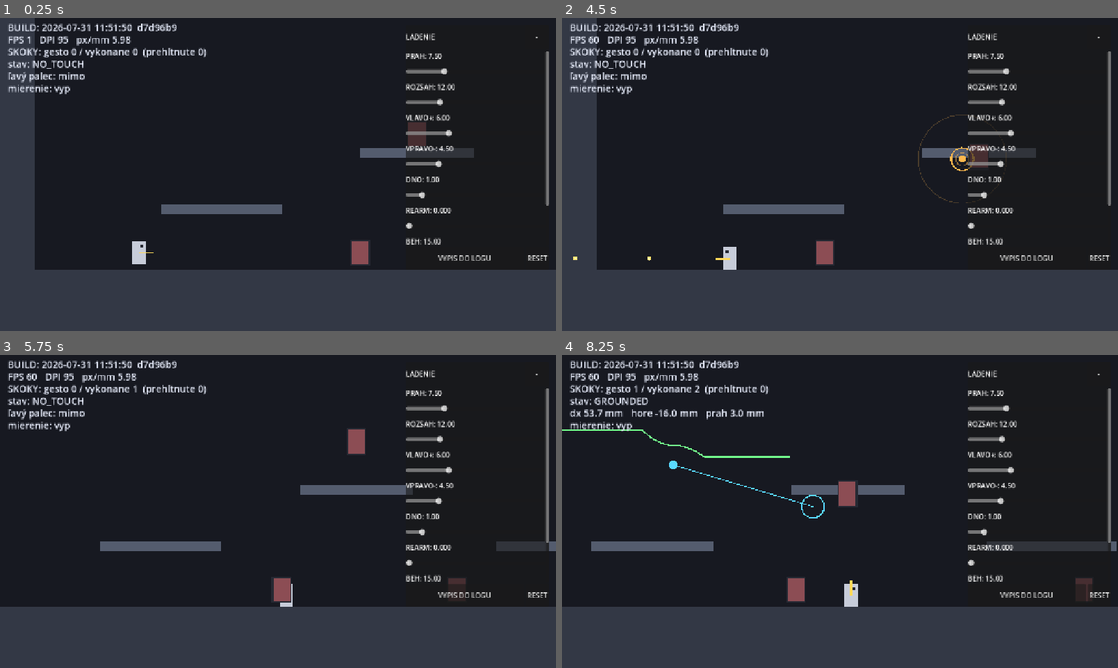
Above: before the commit, frames 1-4 (two rows, left to right).
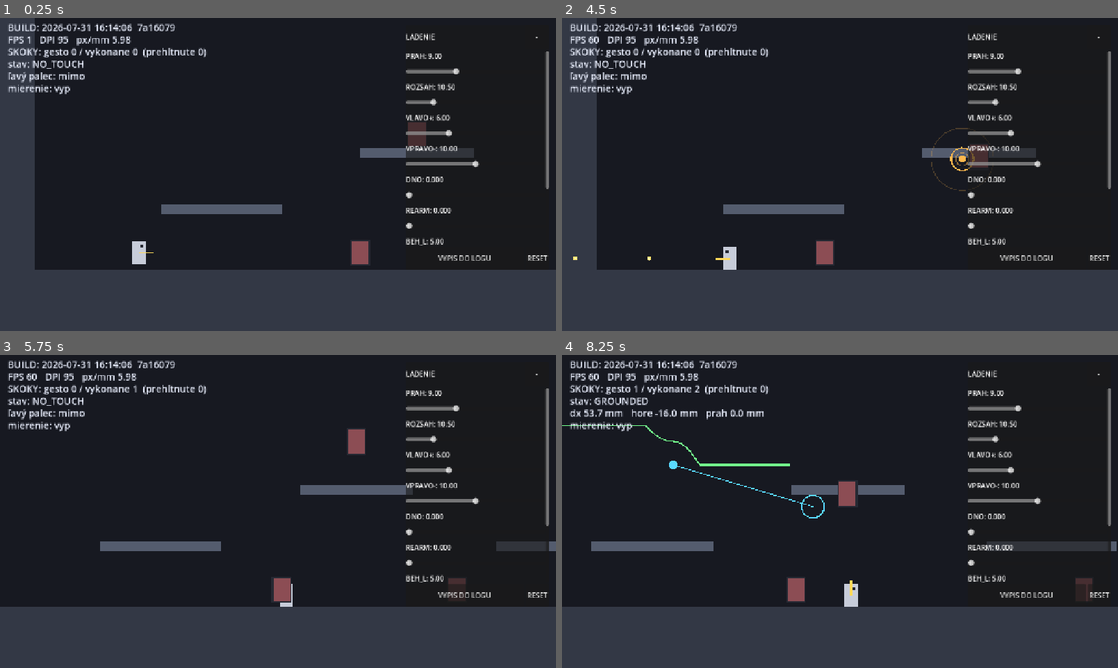
Above: after the commit, the same moments.

Repository: belispav/slavs
Game: Godot game, scene res://scenes/main.tscn
Two runs of this game, one before a commit and one after it. Both use one fixed random seed, a clock stepped at 60 frames per second and the inputs below.
Inputs (mouse positions are in pixels of both pictures, inside the frame that each line leads up to):
- Up to frame 1 (0.25 s): no input
- Up to frame 2 (4.5 s): click "VYPIS DO LOGU" at 0.5 s; click "-" at 1.25 s; click "VYPIS DO LOGU" at 2 s; click "+" at 2.75 s; click "RESET" at 3.5 s; move the mouse to (962, 158) at 4.27 s; hold D from 4.28 s (still down); hold J from 4.28 s (still down); click (962, 158) at 4.42 s
- Up to frame 3 (5.75 s): tap W at 4.52 s; release D at 5 s; release J at 5 s; drag from (166, 527) to (283, 602) at 5.02 s
- Up to frame 4 (8.25 s): move the mouse to (895, 442) at 5.77 s; hold A 5.78-6.5 s; hold I 5.78-6.5 s; drag from (812, 574) to (979, 414) at 6.52 s; move the mouse to (1006, 558) at 7.27 s; hold D 7.28-8 s; hold R 7.28-8 s; tap W at 7.52 s; drag from (673, 464) to (1090, 589) at 8.02 s

The runs differ from the first frame. In frame 1, 0.7% of the frame differs, in the area x 17-99%, y 1-73%; in frame 2, 0.8%; in frame 3, 0.7%; in frame 4, 1.1%, in the area x 0-99%, y 1-73%.

Commit message:
F1: split run saturation per direction (backing up was physically impossible), persist tuning dump to file, add get_tuning script, commit measured values

Diff:
--- a/volya/config/control_config.tres
+++ b/volya/config/control_config.tres
@@ -2,20 +2,23 @@
 
 [ext_resource type="Script" path="res://scripts/control_config.gd" id="1_cfg"]
 
-; Hodnoty namerane Pavlom na Samsungu SM-S731B pocas F1, 2026-07-31.
-; Nemenit odhadom - menit len podla dalsieho merania na zariadeni.
-; Prepocet zo starej parametrizacie: k_left +0.04 a k_right -0.031 pri
-; rozsahu palca 12 mm zodpoveda rise 5.75 mm a drop 4.5 mm.
+; Hodnoty namerane Pavlom na Samsungu SM-S731B (450 dpi, 11.81 px/mm)
+; pocas F1, 2026-07-31. Vypis z tlacidla VYPIS DO LOGU, build 7a16079.
+; NEMENIT ODHADOM - menit len podla dalsieho merania na zariadeni.
+;
+; run_saturation je rozdeleny na strany az po tomto merani: kotva vznika pri
+; lavom okraji displeja, takze dolava nie je kam palcom cuvat.
 
 [resource]
 script = ExtResource("1_cfg")
-j0_mm = 7.5
-reach_mm = 12.0
+j0_mm = 9.0
+reach_mm = 10.5
 rise_left_mm = 6.0
-drop_right_mm = 4.5
-j_min_mm = 1.0
+drop_right_mm = 10.0
+j_min_mm = 0.0
 hysteresis_mm = 0.0
 run_deadzone_mm = 1.5
-run_saturation_mm = 15.0
+run_saturation_left_mm = 5.0
+run_saturation_right_mm = 15.0
 aim_deadzone_mm = 2.5
-aim_recenter_mm = 17.0
+aim_recenter_mm = 12.0
--- a/volya/scripts/build_stamp.gd
+++ b/volya/scripts/build_stamp.gd
@@ -5,4 +5,4 @@
 ##
 ## ZAMERNE tu NIE JE class_name: globalne nazvy tried su v cache, ktoru
 ## headless export neobnovuje, a export by na tom padol.
-const STAMP := "2026-07-31 11:51:50  d7d96b9"
+const STAMP := "2026-07-31 16:14:06  7a16079"
--- a/volya/scripts/control_config.gd
+++ b/volya/scripts/control_config.gd
@@ -51,8 +51,18 @@
 ## Sideways movement smaller than this is ignored (micro-jitter).
 @export_range(0.0, 6.0, 0.1) var run_deadzone_mm: float = 1.5
 
-## Sideways offset that produces full run speed.
-@export_range(3.0, 30.0, 0.5) var run_saturation_mm: float = 11.0
+## Sideways offset that produces full run speed — SEPARATE PER SIDE.
+##
+## F1 finding: the anchor lands where the thumb first touches, which is near
+## the left edge of the screen. There is a whole screen of travel available to
+## the right and only a few millimetres to the left, so demanding the same
+## distance in both directions makes backing up physically impossible.
+##
+## Setting a value close to the dead zone makes that direction effectively
+## digital (any push = full speed), which is how Metal Slug and the rest of the
+## genre actually behave. That is a legitimate setting, not a degenerate one.
+@export_range(2.0, 30.0, 0.5) var run_saturation_left_mm: float = 5.0
+@export_range(2.0, 30.0, 0.5) var run_saturation_right_mm: float = 15.0
 
 ## Minimum right-stick deflection before auto-fire engages.
 @export_range(0.5, 12.0, 0.1) var aim_deadzone_mm: float = 2.5
--- a/volya/scripts/debug_overlay.gd
+++ b/volya/scripts/debug_overlay.gd
@@ -104,8 +104,11 @@
 		func(v: float) -> void: Touch.config.j_min_mm = v)
 	_add_slider("REARM", 0.0, 8.0, 0.25, Touch.config.hysteresis_mm,
 		func(v: float) -> void: Touch.config.hysteresis_mm = v)
-	_add_slider("BEH", 3.0, 30.0, 0.5, Touch.config.run_saturation_mm,
-		func(v: float) -> void: Touch.config.run_saturation_mm = v)
+	# Samostatne pre kazdy smer - dozadu nie je kam palcom ist.
+	_add_slider("BEH_L", 2.0, 30.0, 0.5, Touch.config.run_saturation_left_mm,
+		func(v: float) -> void: Touch.config.run_saturation_left_mm = v)
+	_add_slider("BEH_P", 2.0, 30.0, 0.5, Touch.config.run_saturation_right_mm,
+		func(v: float) -> void: Touch.config.run_saturation_right_mm = v)
 	_add_slider("MIER", 3.0, 60.0, 0.5, Touch.config.aim_recenter_mm,
 		func(v: float) -> void: Touch.config.aim_recenter_mm = v)
 
@@ -189,23 +192,38 @@
 ## V termináli ich vidis v zivom logcate a mozes ich rovno skopirovat.
 func _dump_values() -> void:
 	var c: ControlConfig = Touch.config
+	var lines: Array[String] = [
+		"=== VOLYA ladenie ovladania ===",
+		"build                   = %s" % BuildStampScript.STAMP,
+		"j0_mm                   = %s" % c.j0_mm,
+		"reach_mm                = %s" % c.reach_mm,
+		"rise_left_mm            = %s" % c.rise_left_mm,
+		"drop_right_mm           = %s" % c.drop_right_mm,
+		"j_min_mm                = %s" % c.j_min_mm,
+		"hysteresis_mm           = %s" % c.hysteresis_mm,
+		"run_deadzone_mm         = %s" % c.run_deadzone_mm,
+		"run_saturation_left_mm  = %s" % c.run_saturation_left_mm,
+		"run_saturation_right_mm = %s" % c.run_saturation_right_mm,
+		"aim_deadzone_mm         = %s" % c.aim_deadzone_mm,
+		"aim_recenter_mm         = %s" % c.aim_recenter_mm,
+		"gest / vykonane         = %d / %d" % [Touch.jump_count, Touch.jumps_performed],
+		"dpi = %s   px_per_mm = %s" % [Touch.raw_dpi, Touch.px_per_mm],
+		"===============================",
+	]
 	print("")
-	print("=== VOLYA ladenie ovladania ===")
-	print("build            = ", BuildStampScript.STAMP)
-	print("j0_mm            = ", c.j0_mm)
-	print("reach_mm         = ", c.reach_mm)
-	print("rise_left_mm     = ", c.rise_left_mm)
-	print("drop_right_mm    = ", c.drop_right_mm)
-	print("j_min_mm         = ", c.j_min_mm)
-	print("hysteresis_mm    = ", c.hysteresis_mm)
-	print("run_deadzone_mm  = ", c.run_deadzone_mm)
-	print("run_saturation_mm= ", c.run_saturation_mm)
-	print("aim_deadzone_mm  = ", c.aim_deadzone_mm)
-	print("aim_recenter_mm  = ", c.aim_recenter_mm)
-	print("gest / vykonane  = ", Touch.jump_count, " / ", Touch.jumps_performed)
-	print("dpi = ", Touch.raw_dpi, "  px_per_mm = ", Touch.px_per_mm)
-	print("===============================")
+	for l in lines:
+		print(l)
 	print("")
+
+	# Zapis aj do suboru, aby sa hodnoty nestratili, ked nebezi logcat.
+	# Vytiahnes ich cez tools/get_tuning.ps1
+	var f := FileAccess.open("user://tuning.txt", FileAccess.WRITE)
+	if f != null:
+		f.store_string("\n".join(lines) + "\n")
+		f.close()
+		print("ulozene do user://tuning.txt")
+	else:
+		push_warning("Nepodarilo sa zapisat user://tuning.txt")
 
 
 func _fmt(v: float) -> String:
--- a/volya/scripts/touch_controller.gd
+++ b/volya/scripts/touch_controller.gd
@@ -216,7 +216,9 @@
 	var mag: float = absf(dx_mm)
 	if mag <= config.run_deadzone_mm:
 		return 0.0
-	var span: float = maxf(config.run_saturation_mm - config.run_deadzone_mm, 0.1)
+	var sat: float = config.run_saturation_left_mm if dx_mm < 0.0 \
+		else config.run_saturation_right_mm
+	var span: float = maxf(sat - config.run_deadzone_mm, 0.1)
 	return signf(dx_mm) * clampf((mag - config.run_deadzone_mm) / span, 0.0, 1.0)
 
 
Not shown, removed: ref/Gemini_Generated_Image_48cg6v48cg6v48cg.png
Not shown, added: ref/Style pallet/S0 Gemini_Generated_Image_tfyx12tfyx12tfyx.png
Not shown, added: ref/Style pallet/S1 Gemini_Generated_Image_igusgkigS1 usgkigus.png
Not shown, added: ref/Style pallet/S2 Gemini_Generated_Image_cengzfc engzfceng.png
Not shown, added: ref/Style pallet/S3 Gemini_Generated_Image_smmsgcsmmsgcsmms.png
Not shown, added: ref/Style pallet/S4 Gemini_Generated_Image_ng7thsng7thsng7t.png
Not shown, added: ref/Style pallet/S5 Gemini_Generated_Image_q1vxfuq1vxfuq1vx.png
Not shown, added: ref/Style pallet/S6 Gemini_Generated_Image_yfg3opyfg3opyfg3.png
Not shown, added: ref/Style pallet/S7 Gemini_Generated_Image_hi3whnhi3whnhi3w.png
Not shown, added: ref/Style pallet/S8 Gemini_Generated_Image_hbn7xehbn7xehbn7.png
Not shown, added: ref/Style pallet/S9 Gemini_Generated_Image_8tcjrx8tcjrx8tcj.png
Not shown, added: ref/char_01.png
(and 16 more such lines)
